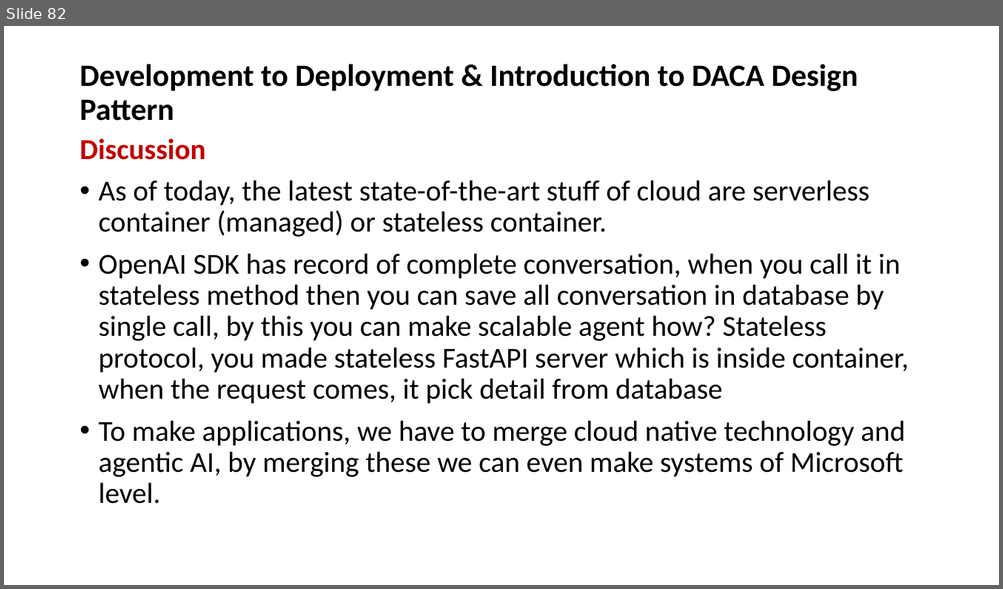
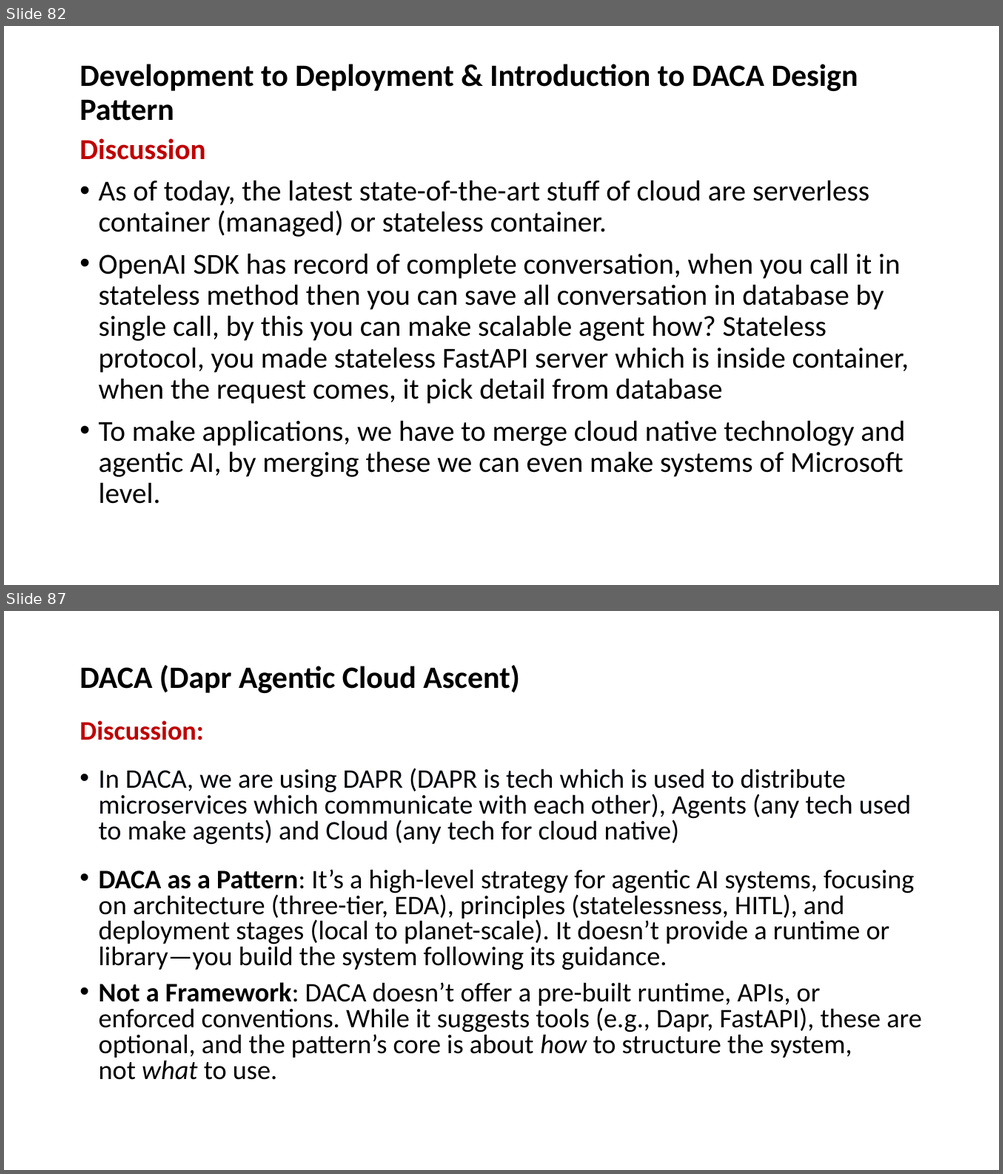
Before and after one commit to OsamabinAdnan/openaisdk_PanaversityYT, a slide deck: Class07_AI Agents_Development_Deployment_&_IntroductiontoDACADesignPattern/OpenAI Agents SDK - Open Source.pptx. Shown one above the other, each under a label of ours: slide 82 before the commit, slides 82 and 87 after it; the slides between them are not shown. The pictures are 1003x589 and 1003x1174 pixels, drawn with LibreOffice and Linux fonts; fonts in the diff are those of the drawing. Boxes give left, top, right and bottom in pixels: in the first picture for what was removed or moved away, otherwise in the second. Text is boxed around its words. In the diff, an @@ line names an element or a change of style, - is before the commit and + after.

```diff
--- a/Class07_AI Agents_Development_Deployment_&_IntroductiontoDACADesignPattern/OpenAI Agents SDK - Open Source.pptx
+++ b/Class07_AI Agents_Development_Deployment_&_IntroductiontoDACADesignPattern/OpenAI Agents SDK - Open Source.pptx
@@ slide 87 added at box(4, 611, 999, 1170), background #FFFFFF @@
@@ title added at box(79, 665, 519, 693), 30 pt, text #000000, bold @@
+DACA (Dapr Agentic Cloud Ascent)
@@ text added at box(79, 721, 922, 1080), 25.9 pt, text #000000 @@
+Discussion:
+• In DACA, we are using DAPR (DAPR is tech which is used to distribute microservices which communicate with each other), Agents (any tech used to make agents) and Cloud (any tech for cloud native)
+• DACA as a Pattern: It’s a high-level strategy for agentic AI systems, focusing on architecture (three-tier, EDA), principles (statelessness, HITL), and deployment stages (local to planet-scale). It doesn’t provide a runtime or library—you build the system following its guidance.
+• Not a Framework: DACA doesn’t offer a pre-built runtime, APIs, or enforced conventions. While it suggests tools (e.g., Dapr, FastAPI), these are optional, and the pattern’s core is about how to structure the system, not what to use.
```
Also in this commit, not shown: 1 slide changed, 4 other slides added, 1 other file.
